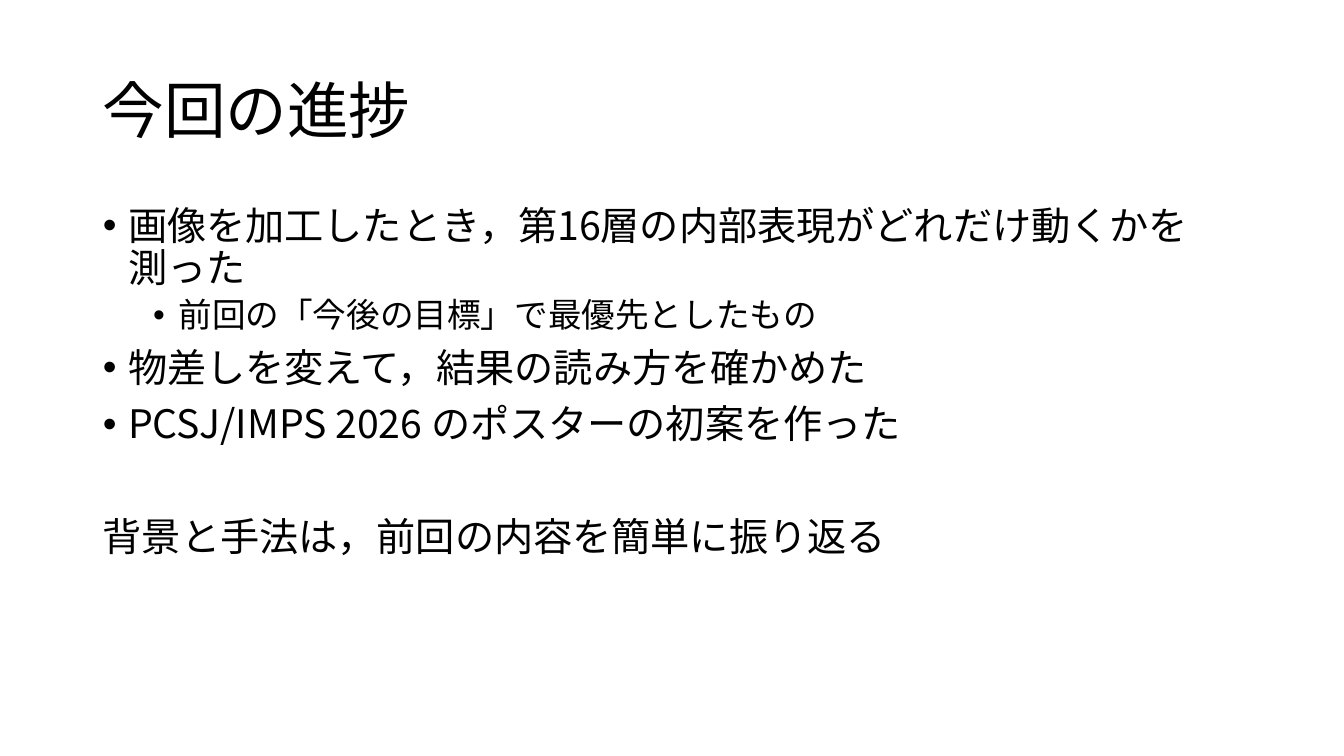
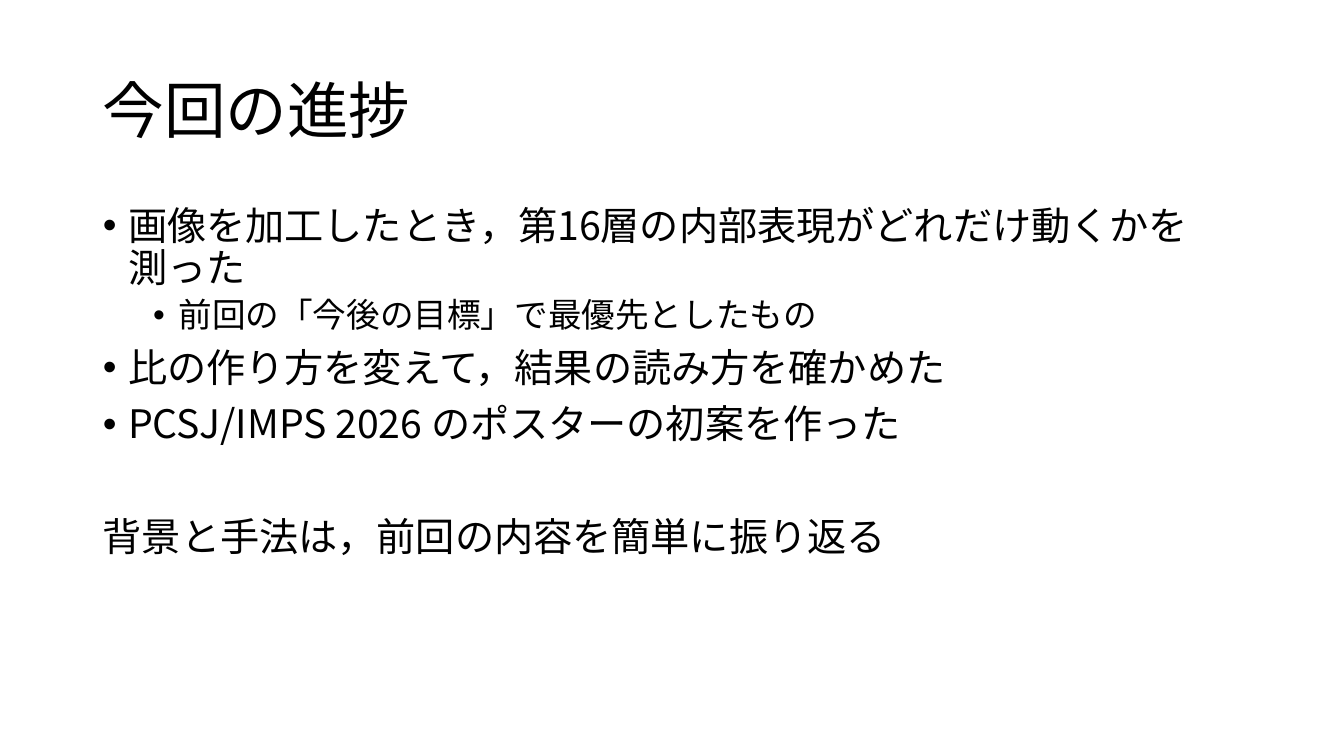
Before and after one commit to tomoking2004/cotar, a slide deck: slide 2 of presentations/20261030_進捗報告.pptx. Drawn at 1344x756 pixels with LibreOffice and Linux fonts; fonts in the diff are those of the drawing. Boxes give left, top, right and bottom in pixels: in the first picture for what was removed or moved away, otherwise in the second. Text is boxed around its words. In the diff, an @@ line names an element or a change of style, - is before the commit and + after.

```diff
--- a/presentations/20261030_進捗報告.pptx
+++ b/presentations/20261030_進捗報告.pptx
@@ text at box(128, 349, 945, 386): text changed @@
-• 物差しを変えて，結果の読み方を確かめた
+• 比の作り方を変えて，結果の読み方を確かめた
```
Also in this commit, not shown: 1 other slide changed, 4 other files.
